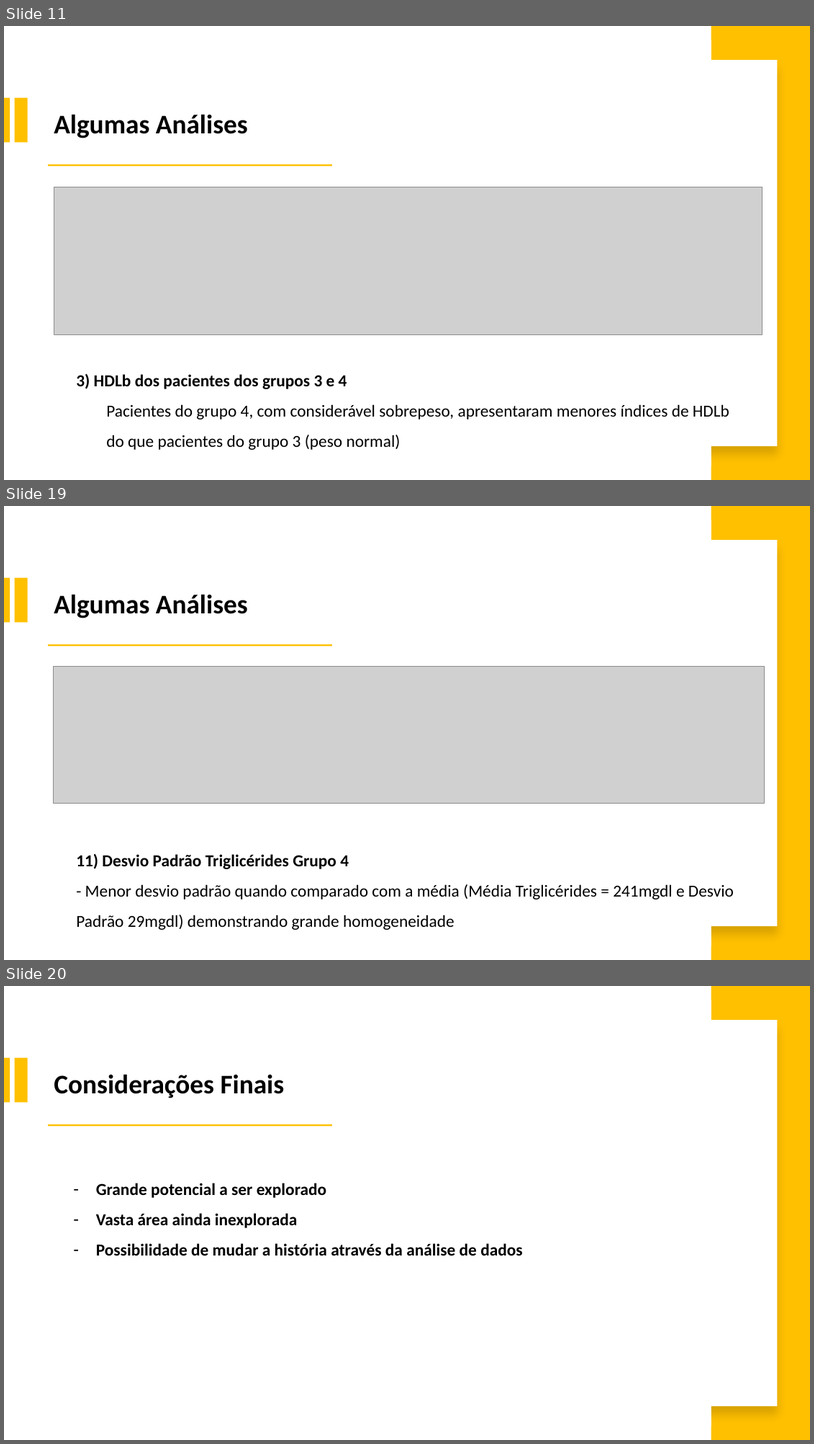
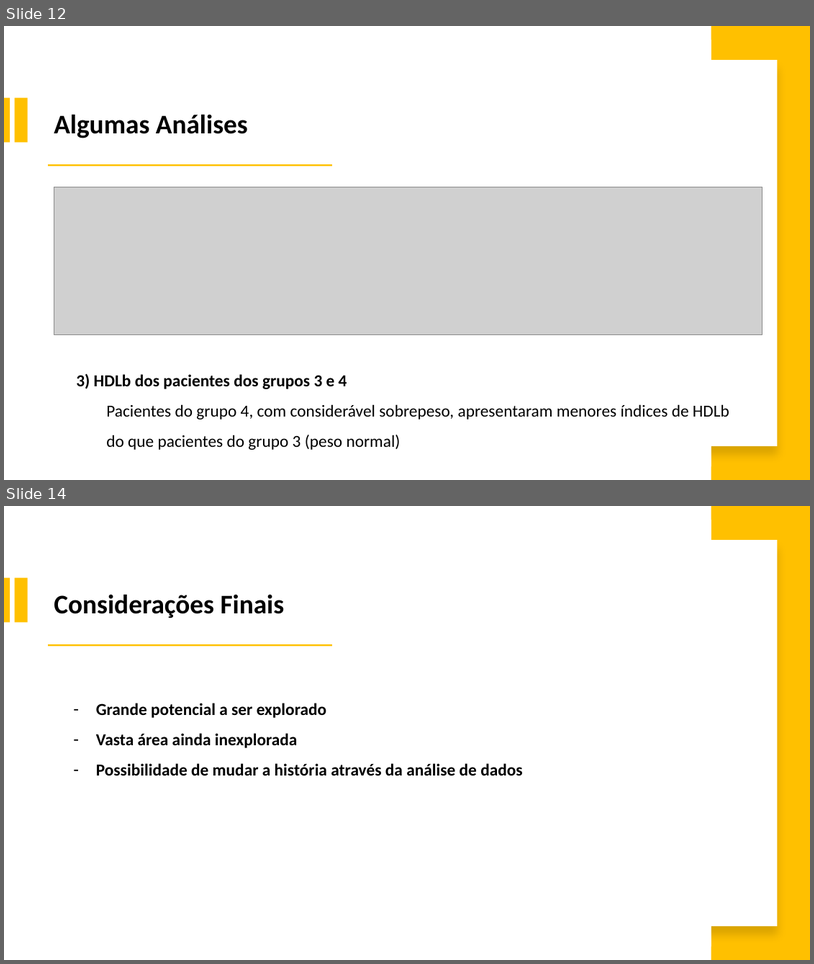
Before and after one commit to israeljmcarvalho/portfolioicarvalho, a slide deck: slides/Slides Portfólio Israel J. M. Carvalho.pptx. Shown one above the other, each under a label of ours: slides 11, 19 and 20 before the commit, slides 12 and 14 after it; the slides between them are not shown. The pictures are 814x1444 and 814x964 pixels, drawn with LibreOffice and Linux fonts; fonts in the diff are those of the drawing; grey boxes stand for pictures. Boxes give left, top, right and bottom in pixels: in the first picture for what was removed or moved away, otherwise in the second. Text is boxed around its words. In the diff, an @@ line names an element or a change of style, - is before the commit and + after.

```diff
--- a/slides/Slides Portfólio Israel J. M. Carvalho.pptx
+++ b/slides/Slides Portfólio Israel J. M. Carvalho.pptx
@@ slide 19 removed at [4, 506, 810, 960], background #FFFFFF @@
@@ rectangle removed at [349, 520, 712, 947] @@
@@ rectangle removed at [712, 506, 810, 960] @@
@@ rectangle removed at [381, 540, 778, 926] @@
@@ rectangle removed at [4, 577, 10, 622] @@
@@ rectangle removed at [14, 577, 27, 622] @@
@@ text removed at [54, 594, 248, 618] @@
-Algumas Análises
@@ rectangle removed at [48, 644, 332, 646] @@
@@ picture removed at [54, 667, 765, 803] @@
@@ text removed at [76, 854, 734, 929] @@
-    11) Desvio Padrão Triglicérides Grupo 4
-    - Menor desvio padrão quando comparado com a média (Média Triglicérides = 241mgdl e Desvio Padrão 29mgdl) demonstrando grande homogeneidade
@@ what was slide 11 is now slide 12 @@
@@ what was slide 20 is now slide 14 @@
```
Also in this commit, not shown: 5 slides changed, 2 slides added, 7 other slides removed, 13 other files.
